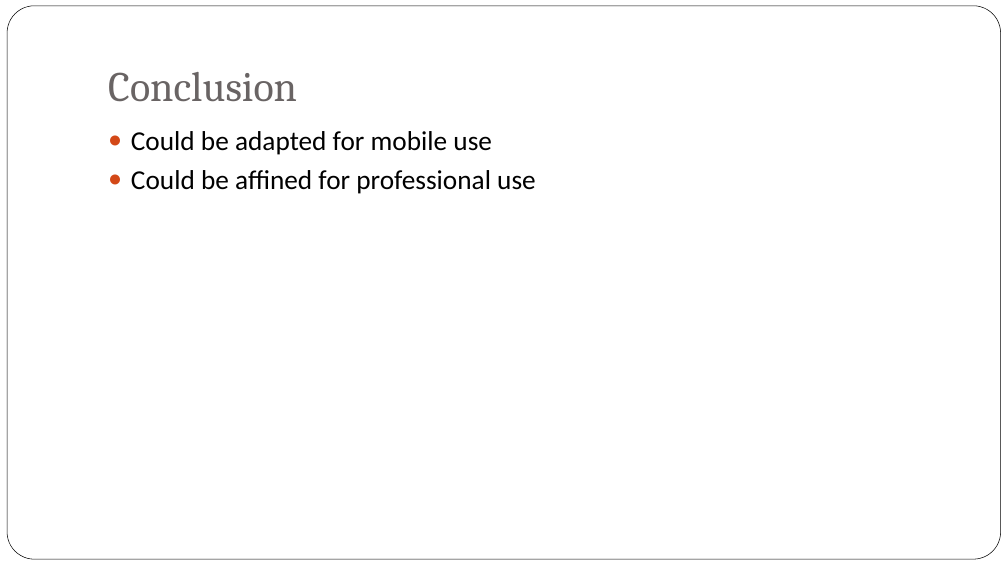
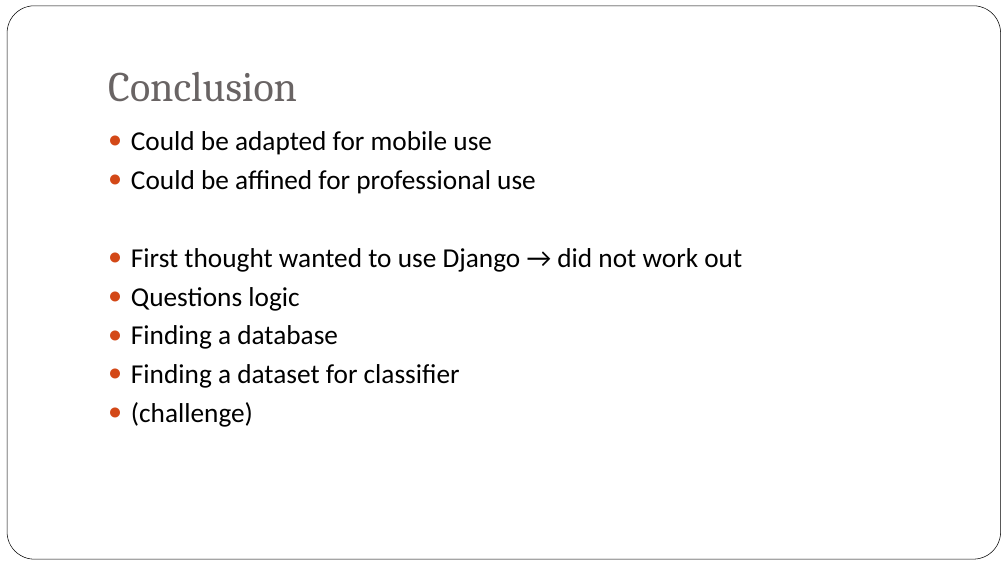
Before and after one commit to rsasov/DecisionSupportSystems, a slide deck: slide 11 of Health_Care_Bot.pptx (slide 12 before the commit). Drawn at 1008x567 pixels with LibreOffice and Linux fonts; fonts in the diff are those of the drawing; background and template pictures are left out. Boxes give left, top, right and bottom in pixels: in the first picture for what was removed or moved away, otherwise in the second. Text is boxed around its words. In the diff, an @@ line names an element or a change of style, - is before the commit and + after.

```diff
--- a/Health_Care_Bot.pptx
+++ b/Health_Care_Bot.pptx
@@ text at <box>131,248,742,427</box>: paragraphs added @@
+● First thought wanted to use Django → did not work out
+● Questions logic
+● Finding a database
+● Finding a dataset for classifier
+● (challenge)
```
Also in this commit, not shown: 3 other slides changed, 1 slide removed, 12 other files.
